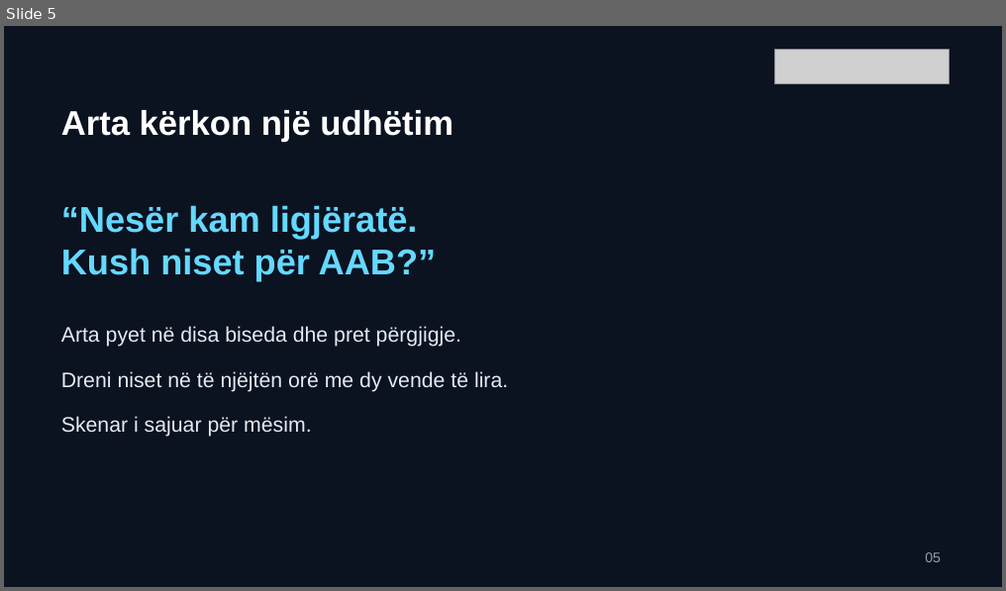
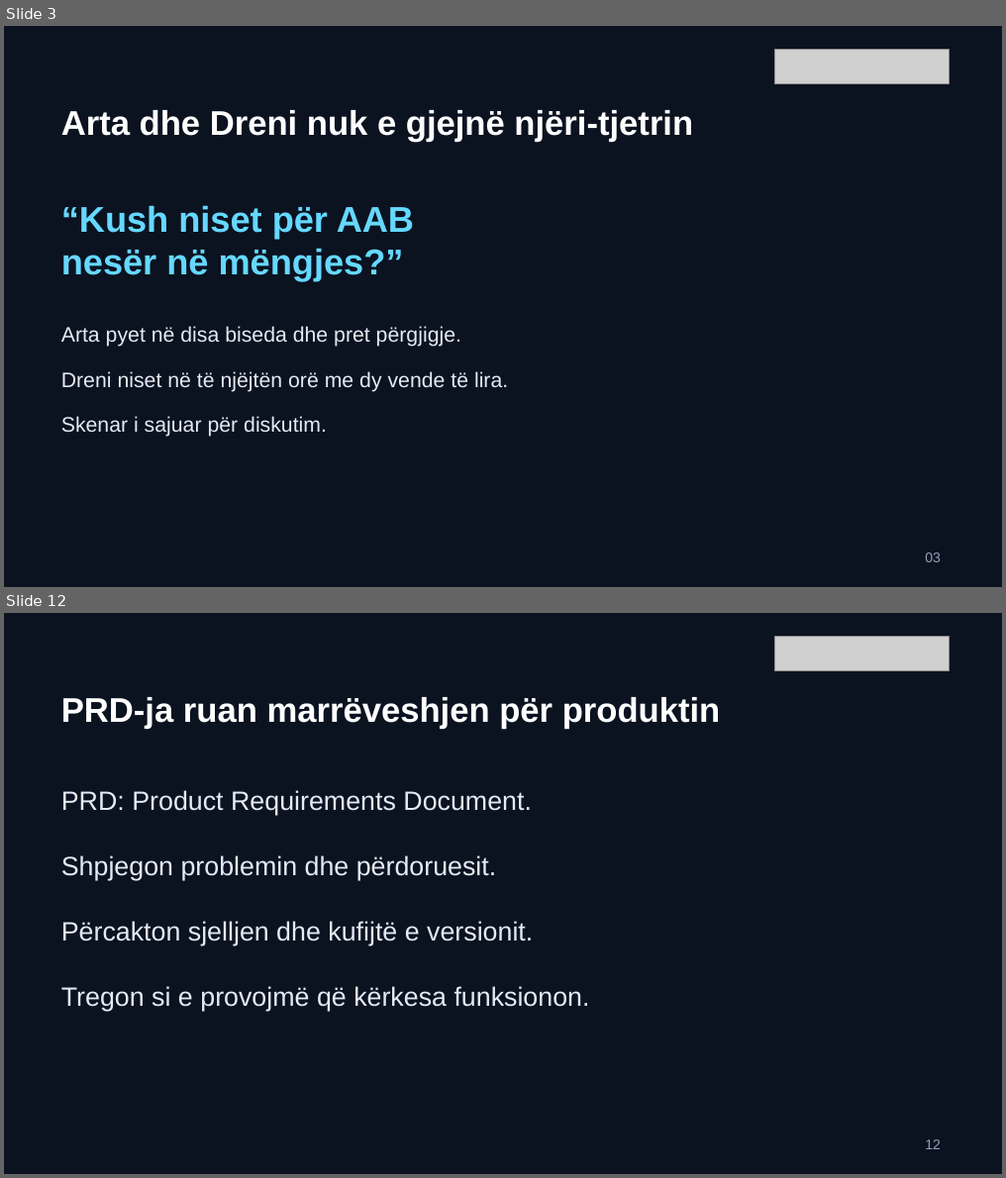
Before and after one commit to arbenl/arbenl.github.io, a slide deck: lendet/2026-2027/mobile/lectures/ligjerata-02-rideshare-ideja-mvp-2026.pptx. Shown one above the other, each under a label of ours: slide 5 before the commit, slides 3 and 12 after it; the slides between them are not shown. The pictures are 1006x591 and 1006x1178 pixels, drawn with LibreOffice and Linux fonts; fonts in the diff are those of the drawing; grey boxes stand for pictures. Boxes give left, top, right and bottom in pixels: in the first picture for what was removed or moved away, otherwise in the second. Text is boxed around its words. In the diff, an @@ line names an element or a change of style, - is before the commit and + after.

```diff
--- a/lendet/2026-2027/mobile/lectures/ligjerata-02-rideshare-ideja-mvp-2026.pptx
+++ b/lendet/2026-2027/mobile/lectures/ligjerata-02-rideshare-ideja-mvp-2026.pptx
@@ slide 12 added at (x1=4, y1=613, x2=1002, y2=1174), background #0B1220 @@
@@ picture added at (x1=774, y1=636, x2=948, y2=670) @@
@@ text added at (x1=61, y1=697, x2=721, y2=729), 33 pt, text #FFFFFF, bold @@
+PRD-ja ruan marrëveshjen për produktin
@@ text added at (x1=61, y1=790, x2=532, y2=815), 25.5 pt, text #E4EBF5 @@
+PRD: Product Requirements Document.
@@ text added at (x1=61, y1=856, x2=496, y2=880), 25.5 pt, text #E4EBF5 @@
+Shpjegon problemin dhe përdoruesit.
@@ text added at (x1=61, y1=921, x2=533, y2=946), 25.5 pt, text #E4EBF5 @@
+Përcakton sjelljen dhe kufijtë e versionit.
@@ text added at (x1=61, y1=986, x2=590, y2=1011), 25.5 pt, text #E4EBF5 @@
+Tregon si e provojmë që kërkesa funksionon.
@@ text added at (x1=925, y1=1140, x2=941, y2=1150), 13.5 pt, text #91A0B8 @@
+12
@@ what was slide 5 is now slide 3 @@
@@ slide 3 changed as well @@
@@ text at (x1=61, y1=110, x2=693, y2=142): text changed @@
-Arta kërkon një udhëtim
+Arta dhe Dreni nuk e gjejnë njëri-tjetrin
@@ text at (x1=61, y1=205, x2=414, y2=281): text changed @@
-“Nesër kam ligjëratë.
-Kush niset për AAB?”
+“Kush niset për AAB
+nesër në mëngjes?”
@@ text at (x1=61, y1=416, x2=327, y2=437): text changed @@
-Skenar i sajuar për mësim.
+Skenar i sajuar për diskutim.
@@ text at (x1=925, y1=553, x2=941, y2=563): text changed @@
-05
+03
```
Also in this commit, not shown: 5 other slides changed, 15 other slides added, 20 slides removed, 15 other files.
